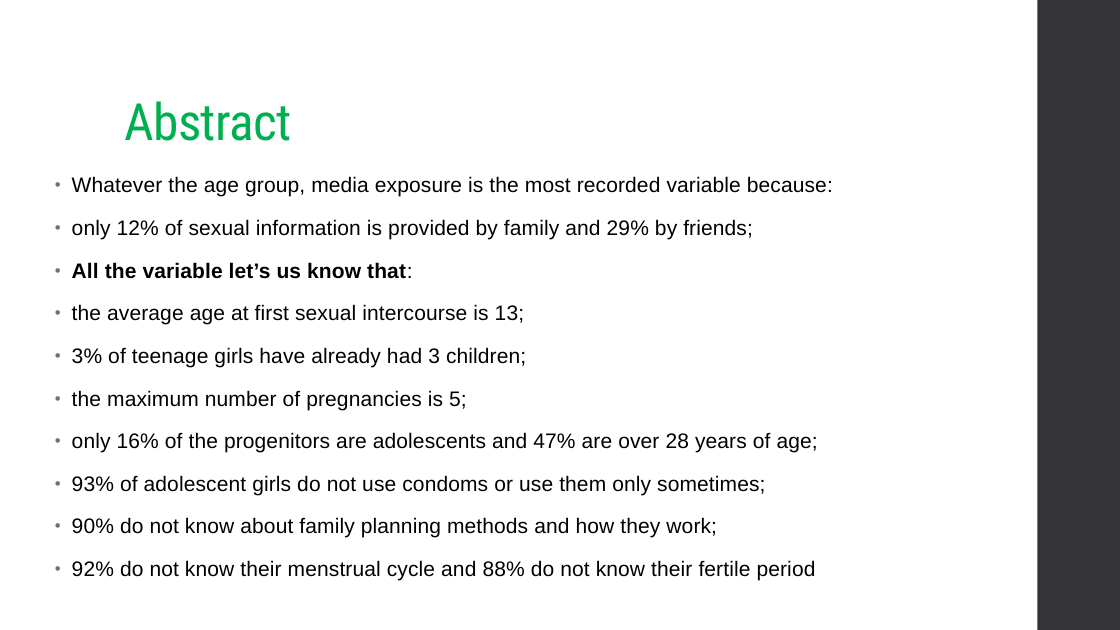
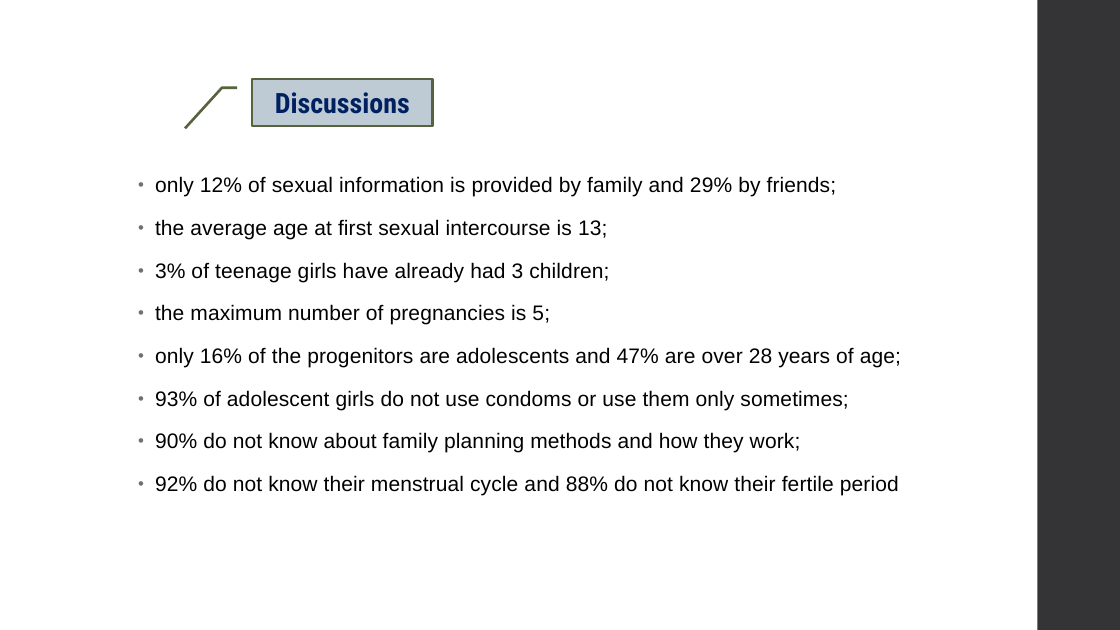
Before and after one commit to Maickery/Child_of_change, a slide deck: slide 18 of Result/Presentation.pptx (slide 14 before the commit). Drawn at 1120x630 pixels with LibreOffice and Linux fonts; fonts in the diff are those of the drawing. Boxes give left, top, right and bottom in pixels: in the first picture for what was removed or moved away, otherwise in the second. Text is boxed around its words. In the diff, an @@ line names an element or a change of style, - is before the commit and + after.

```diff
--- a/Result/Presentation.pptx
+++ b/Result/Presentation.pptx
@@ border callout added at bbox=[252, 79, 433, 126], fill #BECBD5, outline #56633D 2.25 pt, 24 pt, text #002060, bold @@
+  Discussions
@@ title removed at bbox=[124, 101, 292, 141] @@
-Abstract
@@ text at bbox=[72, 176, 833, 197]: paragraph removed @@
-• Whatever the age group, media exposure is the most recorded variable because:
@@ text "only 12% of sexual information ...": place and size @@
-text "only 12% of sexual information ..." at bbox=[72, 176, 833, 581]
+text "only 12% of sexual information ..." at bbox=[155, 176, 901, 495]
@@ text at bbox=[72, 262, 413, 279]: paragraph removed @@
-• All the variable let’s us know that:
```
Also in this commit, not shown: 11 other slides changed, 8 slides added, 3 slides removed, 2 other files.
